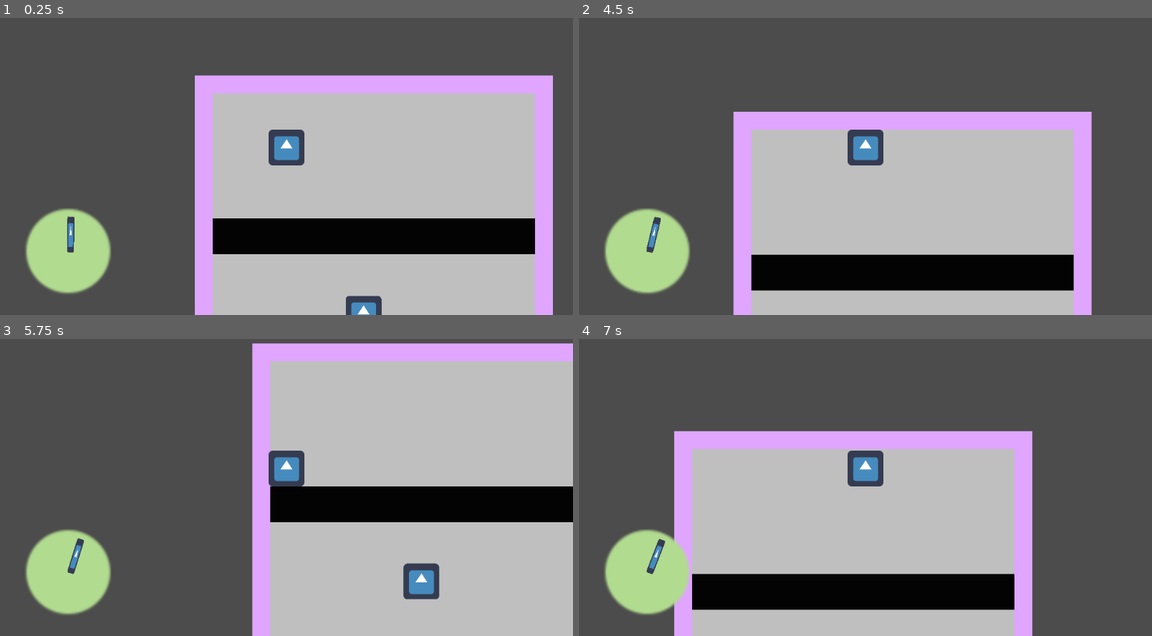
Above: before the commit, frames 1-4 (two rows, left to right).
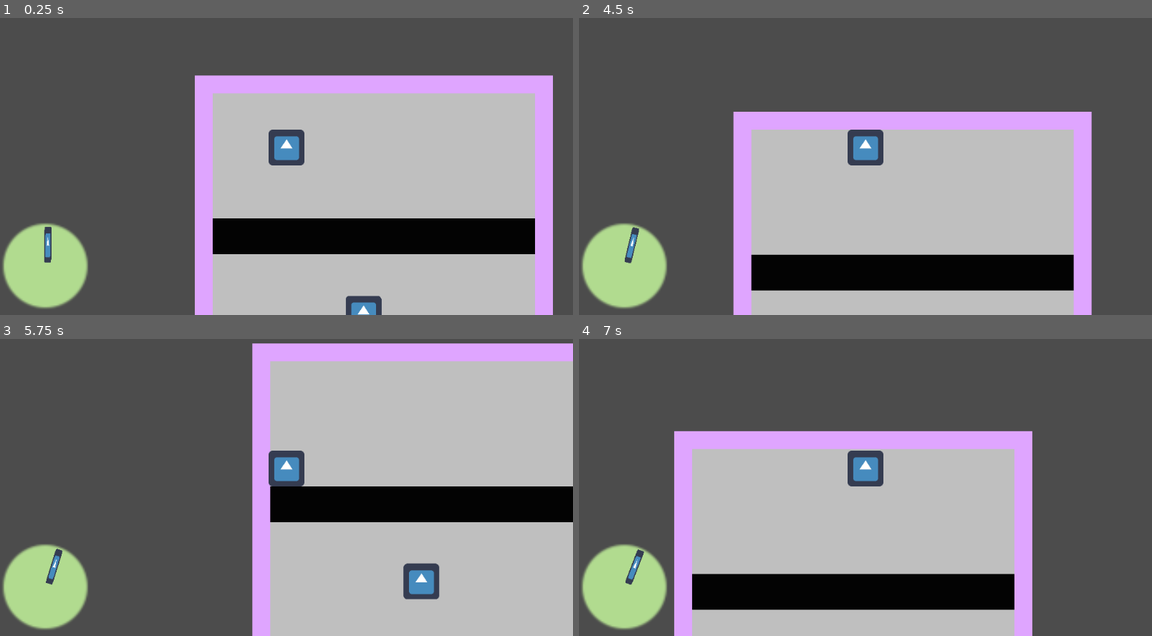
Above: after the commit, the same moments.

Repository: ElliotBak3r/Godot-Wild-Jam-New
Game: Godot game, scene res://World.tscn
The game is run twice, just before and just after one commit, with the same random seed, the same clock (stepped at 60 frames per second) and the same inputs. The engine's default icon, where the game draws it, is replaced by a stand-in: a white triangle on a blue panel in a dark square.
Inputs:
- Up to frame 1 (0.25 s): no input
- Up to frame 2 (4.5 s): tap Enter at 0.5 s; hold Right (ui_right) 0.53-1.28 s; hold Down (ui_down) 1.28-2.03 s; tap Space at 2 s; hold Right (ui_right) 2.03-2.78 s; hold Up (ui_up) 2.78-3.53 s; hold Left (ui_left) from 3.53 s (still down)
- Up to frame 3 (5.75 s): release Left (ui_left) at 5.03 s; hold Down (ui_down) from 5.03 s (still down)
- Up to frame 4 (7 s): release Down (ui_down) at 5.78 s; hold Right (ui_right) 5.78-6.53 s; hold Up (ui_up) from 6.53 s (still down)

The runs differ from the first frame. In frame 1, 3.2% of the frame differs, in the area x 0-20%, y 64-98%; in frame 2, 3.2%; in frame 3, 3.2%; in frame 4, 3.2%.

Commit message:
Changed clock's type to control as it's part of UI

Diff:
--- a/Clock/Clock.tscn
+++ b/Clock/Clock.tscn
@@ -4,19 +4,20 @@
 [ext_resource path="res://icon.png" type="Texture" id=2]
 [ext_resource path="res://Clock/background.png" type="Texture" id=3]
 
-[node name="Clock" type="Node"]
+[node name="Clock" type="Control"]
 script = ExtResource( 1 )
+__meta__ = {
+"_edit_use_anchors_": false
+}
 
 [node name="background" type="Sprite" parent="."]
-position = Vector2( 125.853, 487.557 )
 scale = Vector2( 3, 3 )
 texture = ExtResource( 3 )
 
 [node name="Hand" type="Sprite" parent="."]
-position = Vector2( 125.853, 487.557 )
 scale = Vector2( 0.1, 0.5 )
 texture = ExtResource( 2 )
-offset = Vector2( 0, -64 )
+offset = Vector2( 0, -80 )
 
 [node name="Timer" type="Timer" parent="."]
 wait_time = 120.0
--- a/World.tscn
+++ b/World.tscn
@@ -86,7 +86,7 @@
 collision_layer = 3
 collision_mask = 3
 format = 1
-tile_data = PoolIntArray( 0, 2, 0, 1, 2, 0, 2, 2, 0, 3, 2, 0 …(1546 unchanged characters)…  0, 393217, 0, 0, 393218, 0, 0, 393219, 0, 0, 393220, 0, 0, 393221, 0, 0, 393222, 0, 0, 393223, 0, 0, 393224, 0, 0, 393225, 0, 0, 393226, 0, 0, 393227, 0, 0, 393228, 0, 0, 393229, 0, 0, 393230, 0, 0, 393231, 0, 0, 393232, 0, 0, 393233, 0, 0, 393234, 0, 0, 393235, 2, 0, 458752, 2, 0, 458753, 0, 0, 458754, 0, 0, 458755, 0, 0, 458756, 0, 0, 458757, 0, 0, 458758, 0, 0, 458759, 0, 0, 458760, 0, 0, 458761, 0, 0, 458762, …(2769 unchanged characters)…
+tile_data = PoolIntArray( 0, 2, 0, 1, 2, 0, 2, 2, 0, 3, 2, 0 …(1546 unchanged characters)…  0, 393217, 0, 0, 393218, 0, 0, 393219, -1610612736, 0, 393220, -1610612736, 0, 393221, -1610612736, 0, 393222, -1610612736, 0, 393223, -1610612736, 0, 393224, -1610612736, 0, 393225, -1610612736, 0, 393226, 0, 0, 393227, 0, 0, 393228, 0, 0, 393229, 0, 0, 393230, 0, 0, 393231, 0, 0, 393232, 0, 0, 393233, 0, 0, 393234, 0, 0, 393235, 2, 0, 458752, 2, 0, 458753, 0, 0, 458754, 0, 0, 458755, 0, 0, 458756, -1610612736, 0, 458757, 0, 0, 458758, 0, 0, 458759, -1610612736, 0, 458760, 0, 0, 458761, 0, 0, 458762, …(2769 unchanged characters)…
 
 [node name="Holes" type="TileMap" parent="."]
 tile_set = SubResource( 4 )
@@ -110,8 +110,12 @@
 texture = ExtResource( 5 )
 
 [node name="CollisionShape2D" type="CollisionShape2D" parent="Interactables/RigidBody2D"]
-shape = SubResource( 5 )
+shape = SubResource( 6 )
 
 [node name="UI" type="CanvasLayer" parent="."]
 
 [node name="Clock" parent="UI" instance=ExtResource( 6 )]
+margin_left = 85.2317
+margin_top = 514.092
+margin_right = 85.2317
+margin_bottom = 514.092
Not shown: 2 places in World.tscn that only renumber resources
